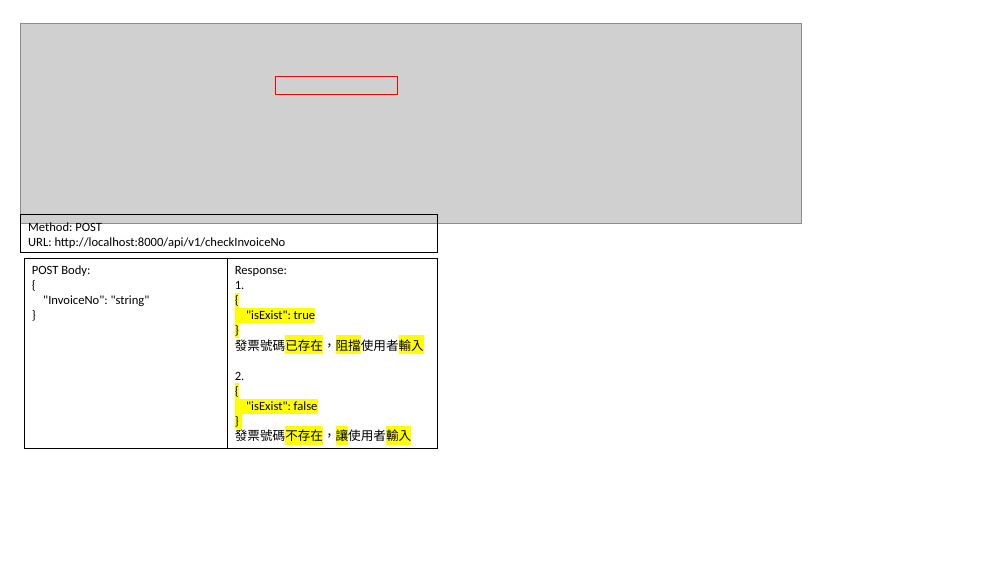
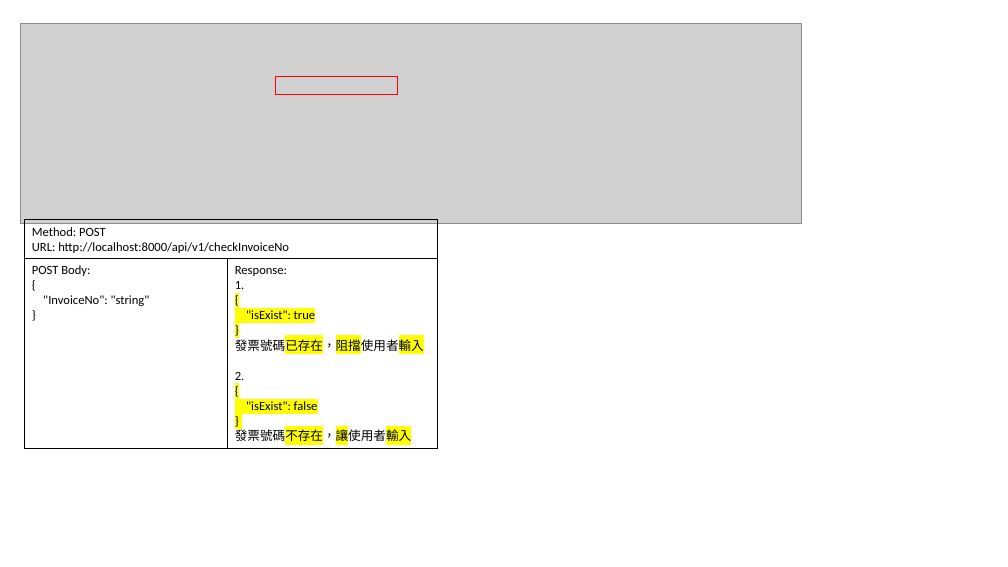
Before and after one commit to appletime81/cbp-sys-api, a slide deck: slide 2 of CBP專案/發票工作主檔_檢查發票號碼(InvoiceWKMaster).pptx. Drawn at 1008x567 pixels with LibreOffice and Linux fonts; fonts in the diff are those of the drawing; grey boxes stand for pictures. Boxes give left, top, right and bottom in pixels: in the first picture for what was removed or moved away, otherwise in the second. Text is boxed around its words. In the diff, an @@ line names an element or a change of style, - is before the commit and + after.

```diff
--- a/CBP專案/發票工作主檔_檢查發票號碼(InvoiceWKMaster).pptx
+++ b/CBP專案/發票工作主檔_檢查發票號碼(InvoiceWKMaster).pptx
@@ rectangle "Method: POST" resized from (x1=20, y1=215, x2=437, y2=253) to (x1=24, y1=220, x2=437, y2=258) @@
```
Also in this commit, not shown: 9 other files.
